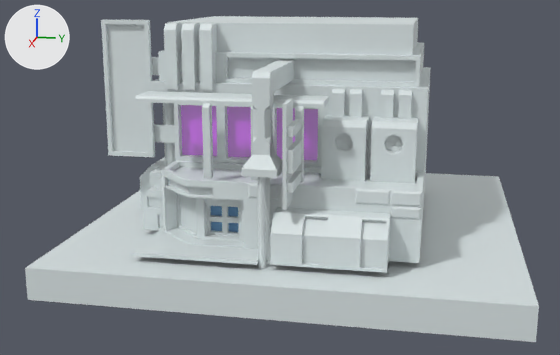
Before and after pictures for a commit that changed the Blender file Gady_CyberpankBuilding.blend.
Both versions are drawn from a 50 mm camera at (42.7, 6.9, 15.2) aimed at (0.9, -1.5, 4.7). The axes (+X, +Y, +Z) are drawn at upper left. The lights are the same throughout. The first picture is the older version.
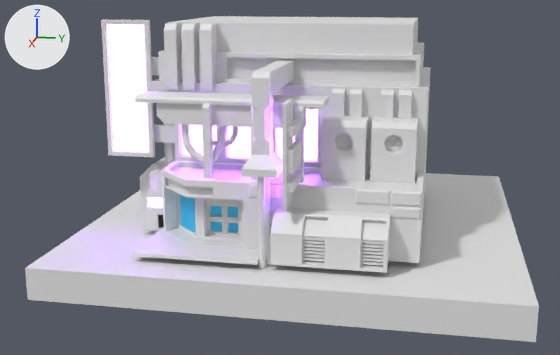
Commit message: added cyberpank house

Changed parts and their boxes [x1, y1, x2, y2] in the pictures (560 x 355 px):
'Cube', recoloured, surface changed, reshaped: [25, 16, 539, 342] in both
'Cube.002', added: after [182, 125, 227, 163]
'Cube.001', added: after [213, 126, 238, 147]
part 1 of me_cube, cut back: [270, 218, 390, 273] in both
part 2 of me_cube, added: after [156, 103, 306, 128]
part 3 of me_cube, recoloured (lighter): [107, 24, 163, 208] in both
part 4 of me_cube, recoloured: [158, 214, 164, 228] in both
part 5 of me_cube, recoloured (white to cyan): [180, 195, 196, 233] in both
part 6 of me_cube, recoloured: [25, 19, 424, 293] in both

The change, as a list of edits to the scene's bpy script:
```text
Change mat_windows:
    mat_windows.emission_strength: 0.1 -> 11.3
    add mat_windows.emission_color = (0.44, 0.106, 1.0)  # purple #b15cff
Change mat_frontdoor:
    add mat_frontdoor.emission_strength = 0.2
Change me_cube:
    verts and faces of me_cube; kept vertices keep their numbers, new ones are numbered from 1278
    remove me_cube.from_pydata(...)  # 1278 vertices, 1161 faces; spans x -11.5..11.5, y -11.5..11.5, z -3.9..8.7
    add me_cube.from_pydata(...)  # 1543 vertices, 1416 faces; spans x -11.5..11.5, y -11.5..11.5, z -3.9..8.7
    me_cube part 1
    14 faces are deleted
    211 vertices are added at x 9.2..9.6, y -0.2..5.1, z -1.9..-0.6
    22 new vertices lie (0.0, -1.0, 0.0) away from vertices in x 9.2..9.4, y 5.0, z -1.9..-0.7
    22 new vertices lie (0.0, 1.0, 0.0) away from vertices in x 9.2..9.4, y 1.3, z -1.9..-0.7
    262 new faces join them, mat_material_001 (white #e7e7e7)
    me_cube part 2
    add verts[1533] = (6.0, -6.4, 4.9)
    add verts[1534] = (6.0, 0.8, 4.9)
    add verts[1535] = (6.0, 0.8, 3.9)  # pixel (306, 125)
    add verts[1536] = (6.0, -6.4, 4.2)
    add verts[1537] = (6.0, -6.0, 3.9)
    add for new, old in zip([*range(1538, 1543)], [*range(1533, 1538)]): verts[new] = verts[old] + (0.9, 0.0, 0.0)
    add faces += [(1533, 1534, 1539, 1538), (1533, 1538, 1541, 1536), (1534, 1535, 1540, 1539), (1538, 1539, 1540, 1542, 1541), (1535, 1537, 1542, 1540), (1536, 1541, 1542, 1537)]  # mat_material_001 (white #e7e7e7)
    add faces += [(1533, 1536, 1537, 1535, 1534)]  # mat_material_001 (white #e7e7e7)
    me_cube part 3: 6 faces spanning x 3.5..5.6, y -10.3..-5.6, z -0.8..8.5 switch from mat_material (white #dce6e7) to mat_windows (purple #c23be7, glowing purple #b15cff)
    me_cube part 4: 1 face spanning x 5.6, y -7.0..-5.7, z -1.9..-1.2 switches from mat_material (white #dce6e7) to mat_material_002 (black #000000)
    me_cube part 5: 3 faces spanning x 5.7..7.0, y -5.8..-4.4, z -1.7..0.4 switch from mat_material (white #dce6e7) to mat_frontdoor (cyan #1b9ecc, glowing cyan #56ceff)
    me_cube part 6: 1129 faces spanning x -11.5..11.5, y -11.5..11.5, z -3.9..8.7 switch from mat_material (white #dce6e7) to mat_material_001 (white #e7e7e7)
Add cu_cube_002:
    cu_cube_002 = bpy.data.curves.new('Cube.002', 'CURVE')
    cu_cube_002.dimensions = '3D'
    _sp = cu_cube_002.splines.new('POLY'); _sp.points.add(9)
    _sp.points.foreach_set('co', [6.408, -5.131, 3.854, 0.0, 6.466, -5.139, 3.313, 0.0, 6.631, -5.003, 2.801, 0.0, 6.63, -4.679, 2.359, 0.0, 6.662, -4.292, 2.142, 0.0, 6.733, -3.951, 2.04, 0.0, 6.719, -3.616, 2.249, 0.0, 6.485, -3.242, 3.165, 0.0, 6.527, -3.216, 3.508, 0.0, 6.298, -3.137, 3.986, 0.0])
    _sp.order_v = 0
    _sp.resolution_v = 0
    _sp.use_endpoint_u = True
    _sp.use_smooth = False
    cu_cube_002.bevel_depth = 0.18
    cu_cube_002.fill_mode = 'FULL'
Add cu_cube_001:
    cu_cube_001 = bpy.data.curves.new('Cube.001', 'CURVE')
    cu_cube_001.dimensions = '3D'
    _sp = cu_cube_001.splines.new('POLY'); _sp.points.add(8)
    _sp.points.foreach_set('co', [6.408, -2.607, 3.854, 0.0, 6.304, -2.603, 3.454, 0.0, 6.394, -2.777, 3.071, 0.0, 6.313, -3.17, 2.811, 0.0, 6.417, -3.695, 2.913, 0.0, 6.479, -3.986, 2.999, 0.0, 6.355, -4.118, 3.282, 0.0, 6.263, -4.168, 3.648, 0.0, 6.206, -4.188, 3.906, 0.0])
    _sp.order_v = 0
    _sp.resolution_v = 0
    _sp.use_endpoint_u = True
    _sp.use_smooth = False
    cu_cube_001.bevel_depth = 0.13
    cu_cube_001.fill_mode = 'FULL'
Add ob_cube_002:
    ob_cube_002 = bpy.data.objects.new('Cube.002', cu_cube_002)
    ob_cube_002.location = (0.0, 0.0, 4.8)
Add ob_cube_001:
    ob_cube_001 = bpy.data.objects.new('Cube.001', cu_cube_001)
    ob_cube_001.location = (0.0, 0.0, 4.8)
```
